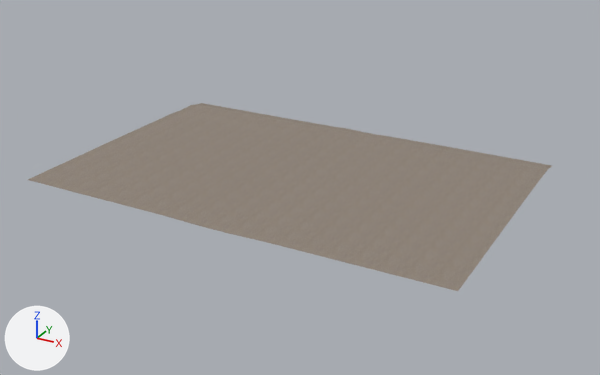
Before and after pictures for a commit that changed the Blender file source/locations/blouberg_sunrise_2_lighting.blend.
Both versions are drawn from a 50 mm lens placed at (205.0, -439.0, 177.0), pointed at (-6.0, -54.0, -16.0). The lights are fixed; the arrows at lower left show +X, +Y and +Z. The picture after the commit comes second.

The scene before the commit, as lines of its bpy script (objects in view):
```python
me_blouberg_sunrise_2_sand_distant = bpy.data.meshes.new('blouberg_sunrise_2_sand_distant')
me_blouberg_sunrise_2_sand_distant.from_pydata(...)  # 384 vertices, 96 faces; spans x -120.0..120.0, y -150.0..13.0, z -1.0..1.0
me_blouberg_sunrise_2_sand_distant.materials.append(mat_fg_sand)
me_blouberg_sunrise_2_sand_near = bpy.data.meshes.new('blouberg_sunrise_2_sand_near')
me_blouberg_sunrise_2_sand_near.from_pydata(...)  # 320 vertices, 80 faces; spans x -16.0..16.0, y -24.0..12.5, z -1.2..0.6
me_blouberg_sunrise_2_sand_near.materials.append(mat_fg_sand)
ob_blouberg_sunrise_2_bakedforeground = bpy.data.objects.new('blouberg_sunrise_2_BakedForeground', me_blouberg_sunrise_2_sand_near)
ob_blouberg_sunrise_2_bakedforeground.location = (0.0, 0.0, 0.0)
ob_blouberg_sunrise_2_sand_distant = bpy.data.objects.new('blouberg_sunrise_2_sand_distant', me_blouberg_sunrise_2_sand_distant)
ob_blouberg_sunrise_2_sand_distant.location = (0.0, 0.0, 0.0)
```
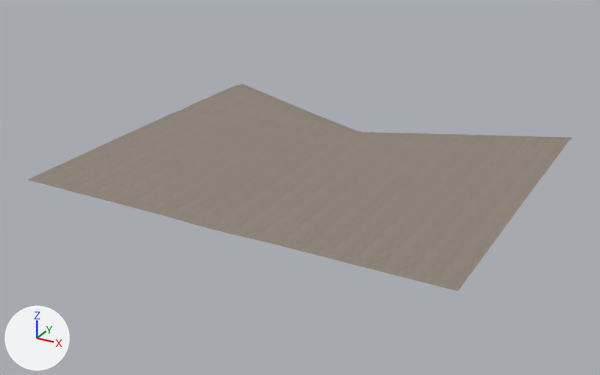
What changed in the scene script:
```text
Change me_blouberg_sunrise_2_sand_distant:
    used by ob_blouberg_sunrise_2_sand_distant; location = (0.0, 0.0, 0.0)
    remove me_blouberg_sunrise_2_sand_distant.from_pydata(...)  # 384 vertices, 96 faces; spans x -120.0..120.0, y -150.0..13.0, z -1.0..1.0
    add me_blouberg_sunrise_2_sand_distant.from_pydata(...)  # 384 vertices, 96 faces; spans x -120.0..120.0, y -150.0..65.0, z -1.0..1.0
    me_blouberg_sunrise_2_sand_distant part 1: all 14 vertices in x -30.0, y 3.0..12.0, z -1.0..0.0 are moved by (0.0, 12.0, 0.0)
    me_blouberg_sunrise_2_sand_distant part 2: all 14 vertices in x 30.0, y 3.0..12.0, z -1.0..0.0 are moved by (0.0, 12.0, 0.0)
    me_blouberg_sunrise_2_sand_distant part 3: all 14 vertices in x -60.0, y 3.0..11.0, z -1.0..0.0 are moved by (0.0, 25.0, 0.0)
    me_blouberg_sunrise_2_sand_distant part 4: all 14 vertices in x 60.0, y 3.0..13.0, z -1.0..0.0 are moved by (0.0, 25.0, 0.0)
    me_blouberg_sunrise_2_sand_distant part 5: all 7 vertices in x -120.0, y 3.0..12.0, z -1.0..0.0 are moved by (0.0, 52.0, 0.0)
    me_blouberg_sunrise_2_sand_distant part 6: all 7 vertices in x 120.0, y 3.0..12.0, z -1.0..0.0 are moved by (0.0, 52.0, 0.0)
    other edits to the shape of me_blouberg_sunrise_2_sand_distant do not show in these pictures
```

Where the change shows, as pixel boxes [x1, y1, x2, y2] in the pictures (600 x 375 px; the box of a moved part takes in the faces that stretch with it):
'blouberg_sunrise_2_sand_distant', reshaped (10% taller): before [28, 103, 552, 291]; after [28, 84, 573, 291]
part 1 of me_blouberg_sunrise_2_sand_distant, moved or reshaped: before [311, 124, 336, 130]; after [309, 118, 340, 130]
part 2 of me_blouberg_sunrise_2_sand_distant, moved or reshaped: before [376, 135, 403, 142]; after [376, 133, 411, 142]
part 3 of me_blouberg_sunrise_2_sand_distant, moved or reshaped: before [268, 116, 316, 126]; after [268, 106, 325, 126]
part 4 of me_blouberg_sunrise_2_sand_distant, moved or reshaped: before [397, 139, 451, 151]; after [397, 133, 465, 151]
part 5 of me_blouberg_sunrise_2_sand_distant, moved or reshaped: before [195, 103, 276, 118]; after [192, 84, 294, 118]
part 6 of me_blouberg_sunrise_2_sand_distant, moved or reshaped: before [445, 147, 552, 170]; after [445, 134, 573, 170]
